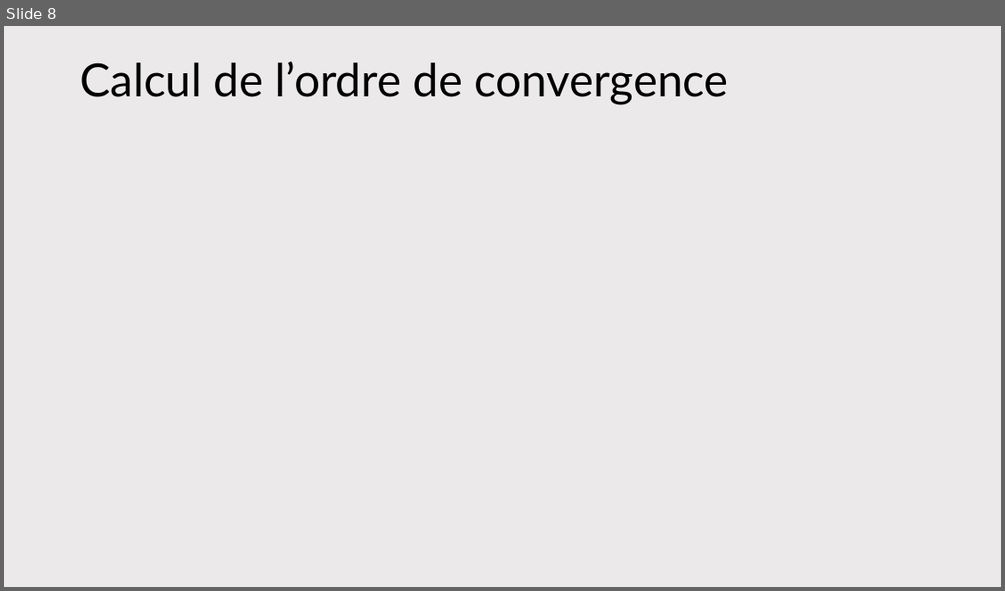
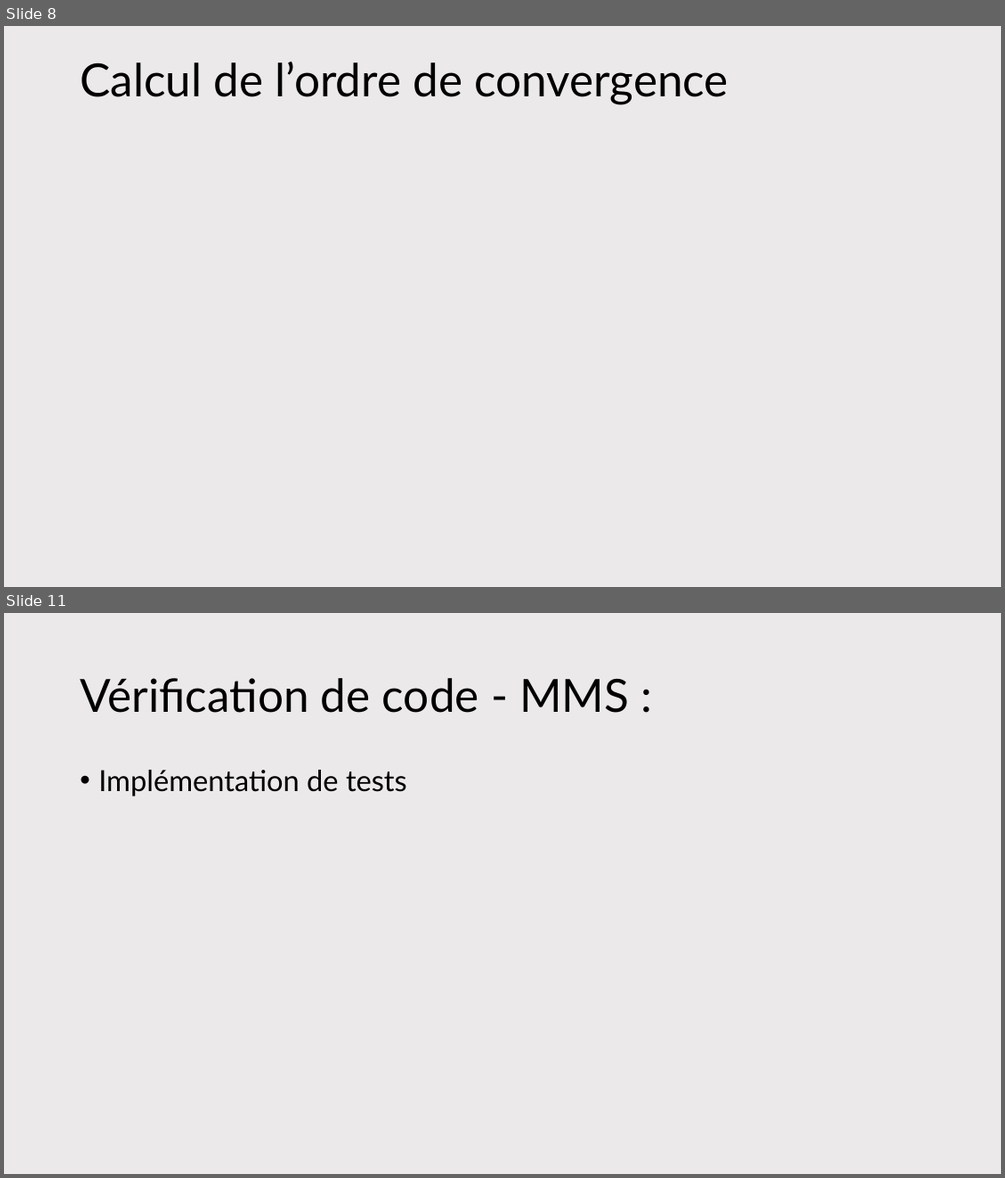
Before and after one commit to antoine-pt/MEC8211, a slide deck: projet_final/projet_final/MEC8211-Projet-final-Presentation.pptx. Shown one above the other, each under a label of ours: slide 8 before the commit, slides 8 and 11 after it; the slides between them are not shown. The pictures are 1005x591 and 1005x1178 pixels, drawn with LibreOffice and Linux fonts; fonts in the diff are those of the drawing; grey boxes stand for pictures. Boxes give left, top, right and bottom in pixels: in the first picture for what was removed or moved away, otherwise in the second. Text is boxed around its words. In the diff, an @@ line names an element or a change of style, - is before the commit and + after.

Commit message:
pwp: ajout des slides sur la vérification de code, manque MMS et GCI

```diff
--- a/projet_final/projet_final/MEC8211-Projet-final-Presentation.pptx
+++ b/projet_final/projet_final/MEC8211-Projet-final-Presentation.pptx
@@ slide 11 added at <box>4,613,1001,1174</box>, background #EBE9E9 @@
@@ title added at <box>80,678,629,713</box>, 44 pt, text #000000 @@
+Vérification de code - MMS :
@@ text added at <box>98,770,407,796</box>, 28 pt, text #000000 @@
+• Implémentation de tests
```
Also in this commit, not shown: 2 other slides added, 1 slide removed.
